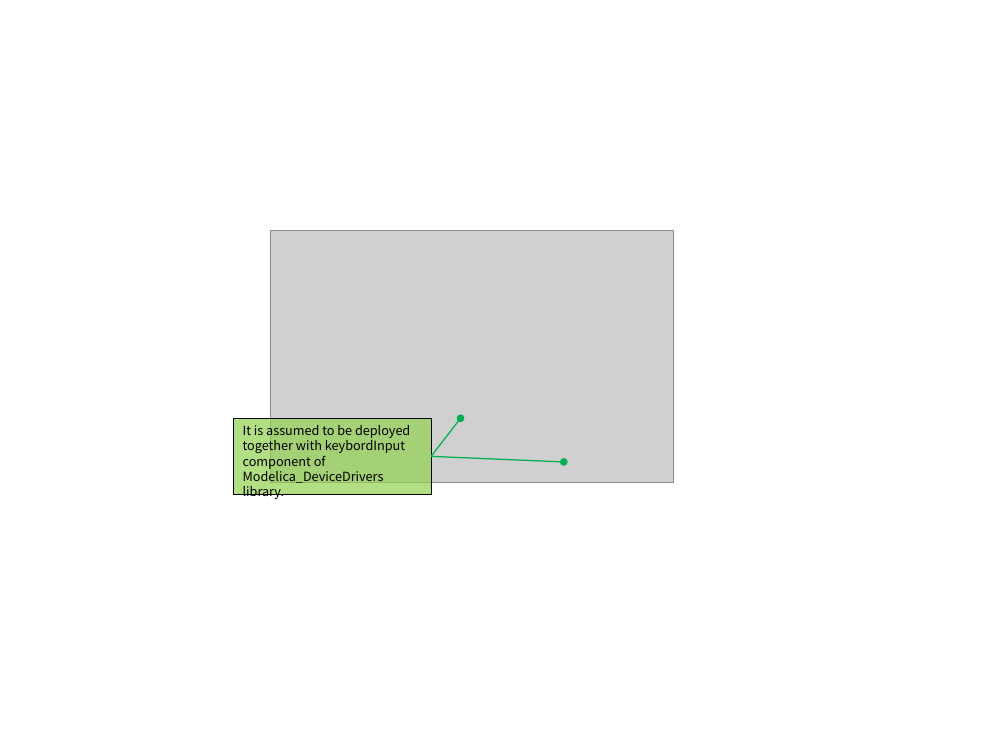
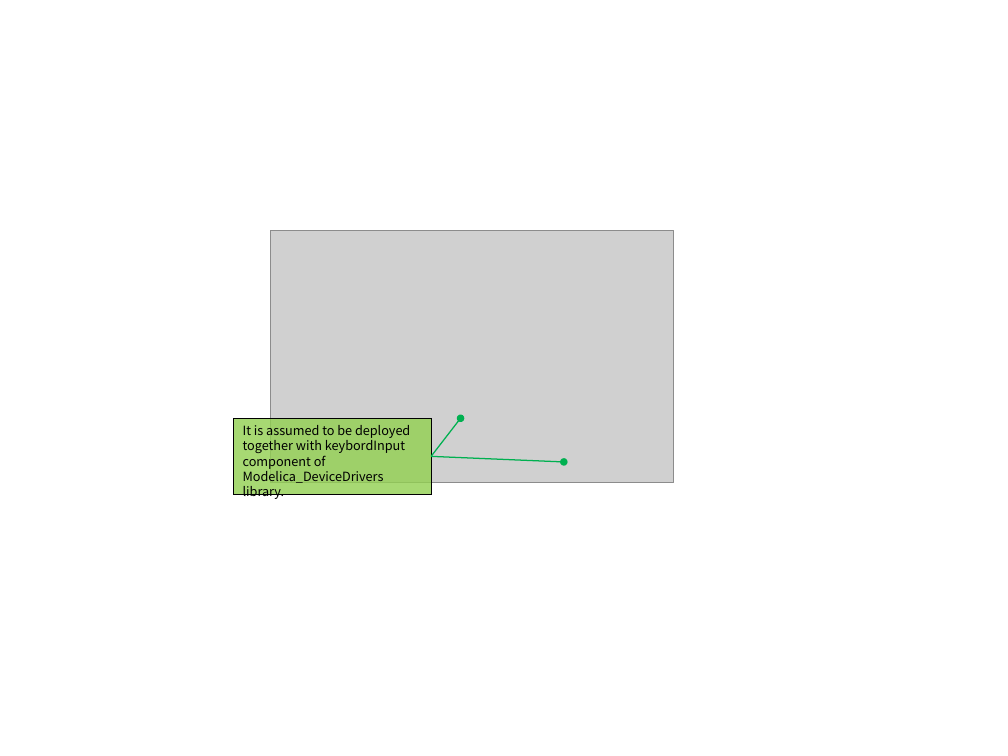
Before and after one commit to zeta-plusplus/FluidSystemComponents, a slide deck: slide 12 of figs/makeFig.pptx. Drawn at 1008x756 pixels with LibreOffice and Linux fonts; fonts in the diff are those of the drawing; grey boxes stand for pictures. Boxes give left, top, right and bottom in pixels: in the first picture for what was removed or moved away, otherwise in the second. Text is boxed around its words. In the diff, an @@ line names an element or a change of style, - is before the commit and + after.

```diff
--- a/figs/makeFig.pptx
+++ b/figs/makeFig.pptx
@@ rectangle "It is assumed to be ..." at (234,418,432,494): fill #92D050 at 70% opacity to #92D050 at 80% opacity @@
```
Also in this commit, not shown: 7 other slides changed, 8 other files.
